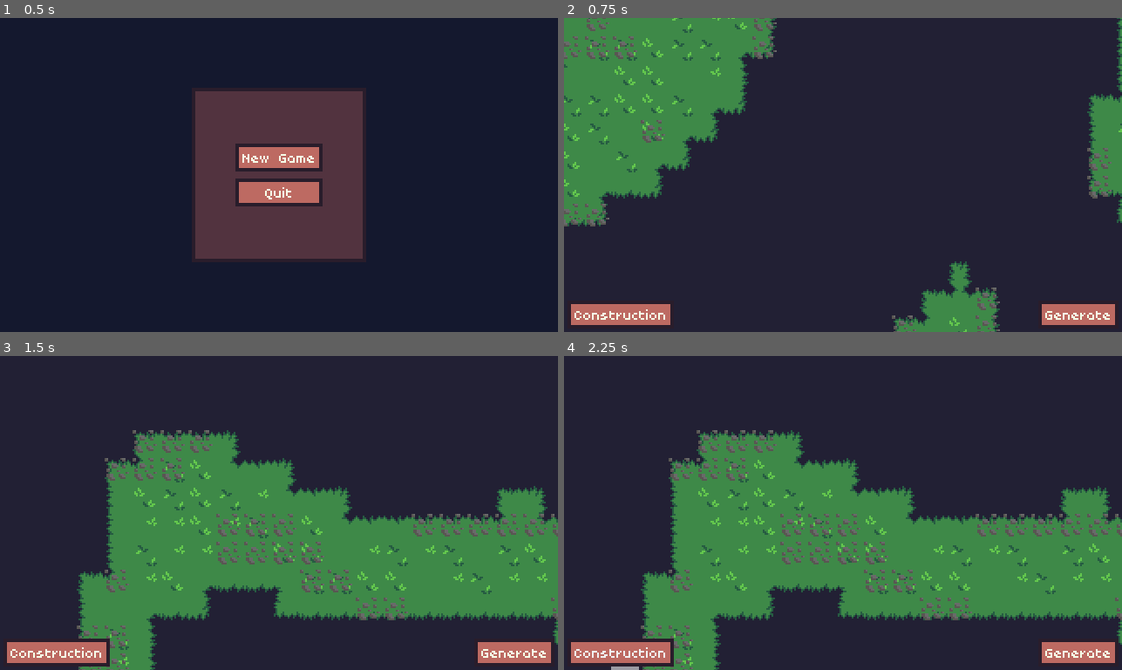
Above: before the commit, frames 1-4 (two rows, left to right).
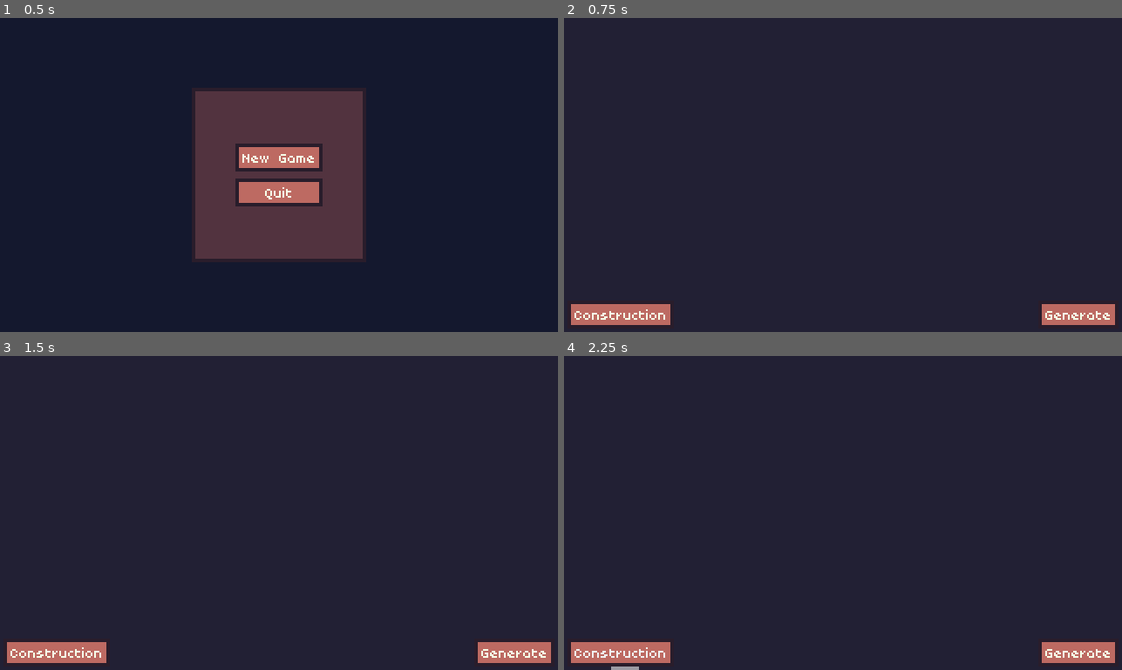
Above: after the commit, the same moments.

Repository: Byteron/floating-islands
Game: Godot game, scene res://source/menu/TitleScreen.tscn
Two runs of this game, one before a commit and one after it. Both use one fixed random seed, a clock stepped at 60 frames per second and the inputs below.
Inputs:
- Up to frame 1 (0.5 s): no input
- Up to frame 2 (0.75 s): click "New Game" at 0.5 s
- Up to frame 3 (1.5 s): click "Generate" at 1.25 s
- Up to frame 4 (2.25 s): click "Construction" at 2 s

Frame 1 is identical in both runs. In frame 2, 21% of the frame differs, in the area x 0-100%, y 0-100%; in frame 3, 36%, in the area x 13-100%, y 23-100%; in frame 4, 36%.

Commit message:
[enh] Generation algorithm using godot physic engine to prevent UI freeze

Diff:
--- a/project.godot
+++ b/project.godot
@@ -29,11 +29,6 @@
 "language": "GDScript",
 "path": "res://source/game/interface/Interface.gd"
 }, {
-"base": "Object",
-"class": "Isle",
-"language": "GDScript",
-"path": "res://source/game/map/Isle.gd"
-}, {
 "base": "TileMap",
 "class": "Map",
 "language": "GDScript",
@@ -59,7 +54,6 @@
 "ConstructionData": "",
 "GameCam": "",
 "Interface": "",
-"Isle": "",
 "Map": "",
 "Tile": "",
 "TileHighlighter": "",
@@ -122,6 +116,10 @@
  ]
 }
 
+[physics]
+
+2d/default_gravity=0
+
 [rendering]
 
 quality/driver/driver_name="GLES2"
--- a/source/game/Game.gd
+++ b/source/game/Game.gd
@@ -5,10 +5,10 @@
 
 func _unhandled_input(event: InputEvent) -> void:
 	if event.is_action_pressed("LMB"):
-		print("click")
-		var isle := map.get_isle(get_global_mouse_position())
-		if isle:
-			interface.highlight_lands(isle.tiles)
+		#var isle := map.get_isle(get_global_mouse_position())
+		#if isle:
+		#	interface.highlight_lands(isle.tiles)
+		pass
 
 	if event.is_action_pressed("RMB"):
 		interface.clear_highlights()
--- a/source/game/Game.tscn
+++ b/source/game/Game.tscn
@@ -23,11 +23,9 @@
 }
 
 [node name="Map" parent="." instance=ExtResource( 1 )]
-size = Vector2( 200, 200 )
-min_isle_size = 12
-noise_amplitude = 100
-noise_shrink = 3
-noise_offset = -0.3
+noise_amplitude = 2
+noise_shrink = 4
+noise_offset = -0.2
 
 [node name="GameCam" parent="." instance=ExtResource( 2 )]
 position = Vector2( 181.21, 112.422 )
--- a/source/game/TileSelector.tscn
+++ b/source/game/TileSelector.tscn
@@ -1,6 +1,3 @@
-[gd_scene load_steps=2 format=2]
-
-[ext_resource path="res://source/game/TileSelector.gd" type="Script" id=1]
+[gd_scene format=2]
 
 [node name="TileSelector" type="Node2D"]
-script = ExtResource( 1 )
--- /dev/null
+++ b/source/game/map/Island.gd
@@ -0,0 +1,31 @@
+extends Node2D
+
+var min_island_radius := Global.TILE_SIZE * 2
+var max_island_radius := Global.TILE_SIZE * 6
+
+
+func _ready():
+	var shape = CircleShape2D.new()
+	shape.custom_solver_bias = 0.80
+	# TODO: randi_range() does not exist?
+	shape.radius = min_island_radius + (randi() % (max_island_radius - min_island_radius))
+	$CollisionShape2D.shape = shape
+
+
+func generate(map: TileMap) -> void:
+	"""
+	Generate tiles for the island inside its collider
+	"""
+	var radius = $CollisionShape2D.shape.radius
+	var inner_radius = radius - Global.TILE_SIZE
+
+	for x in range(radius * 2 / Global.TILE_SIZE):
+		for y in range(radius * 2 / Global.TILE_SIZE):
+			var local_position = -Vector2(radius, radius) + (Vector2(x, y) * Global.TILE_SIZE)
+			if local_position.distance_to(Vector2()) > inner_radius:
+				continue
+
+			var world_position = position + local_position
+			var cell_position = map.world_to_map(world_position)
+			map.set_cellv(cell_position, map.LAND_INDEX)
+			map.update_bitmask_area(cell_position)
--- /dev/null
+++ b/source/game/map/Island.tscn
@@ -0,0 +1,11 @@
+[gd_scene load_steps=3 format=2]
+
+[ext_resource path="res://source/game/map/Island.gd" type="Script" id=1]
+
+[sub_resource type="CircleShape2D" id=1]
+
+[node name="Island" type="RigidBody2D"]
+script = ExtResource( 1 )
+
+[node name="CollisionShape2D" type="CollisionShape2D" parent="."]
+shape = SubResource( 1 )
--- a/source/game/map/Isle.gd
+++ /dev/null
@@ -1,16 +0,0 @@
-extends Object
-class_name Isle
-
-var size setget ,_get_size
-var resource_count setget ,_get_resource_count
-
-var tiles := []
-
-func _get_size() -> int:
-	return tiles.size()
-
-func _get_resource_count() -> int:
-	var count := 0
-	for tile in tiles:
-		count += tile.resources
-	return count
--- a/source/game/map/Map.gd
+++ b/source/game/map/Map.gd
@@ -13,6 +13,7 @@
 export var size := Vector2(40, 40)
 export var min_isle_size := 7
 
+# warning-ignore:unused_class_variable
 export var noise_amplitude := 2
 export var noise_shrink := 4
 export(float, -1, 1) var noise_offset := -0.2
@@ -28,13 +29,33 @@
 
 onready var construction_container := $ConstructionContainer as Node2D
 
+export (Resource) var IslandPacked
+export (int) var island_count = 100
+export (int) var max_island_offset = 10				# Offset for placing island collider
+
+
 func _ready() -> void:
-	_generate_tiles()
-	_generate_neighbors()
-	_remove_dwarve_isles()
-	_generate_resources()
-	_build_terrain()
-	_print_info()
+	randomize()
+	generate_islands()
+
+
+func generate_islands() -> void:
+	for __ in range(island_count):
+		var island = IslandPacked.instance()
+		island.position = Vector2(
+			-max_island_offset + randi() % (max_island_offset * 2),
+			-max_island_offset + randi() % (max_island_offset * 2)
+		)
+
+		$Islands.add_child(island)
+
+	# Wait for physic engine to finish
+	yield(get_tree().create_timer(1.0), "timeout")
+
+	# Generate each island
+	for island in $Islands.get_children():
+		island.generate(self)
+
 
 func world_to_world(world_position: Vector2) -> Vector2:
 	return map_to_world(world_to_map(world_position))
@@ -52,15 +73,6 @@
 		return null
 
 	return tiles[cell]
-
-func get_isle(world_position: Vector2) -> Isle:
-	var cell = world_to_map(world_position)
-
-	if not tiles.has(cell):
-		return null
-
-	var tile = tiles[cell]
-	return tile.get_isle()
 
 func new_tile_selector() -> TileSelector:
 	remove_tile_selector()
--- a/source/game/map/Map.tscn
+++ b/source/game/map/Map.tscn
@@ -1,8 +1,9 @@
-[gd_scene load_steps=5 format=2]
+[gd_scene load_steps=6 format=2]
 
 [ext_resource path="res://source/game/map/Map.gd" type="Script" id=1]
 [ext_resource path="res://graphics/tilesets/terrain.tres" type="TileSet" id=2]
 [ext_resource path="res://graphics/images/tiles/rails.png" type="Texture" id=3]
+[ext_resource path="res://source/game/map/Island.tscn" type="PackedScene" id=4]
 
 [sub_resource type="TileSet" id=1]
 0/name = "Resource"
@@ -21,9 +22,7 @@
 cell_size = Vector2( 16, 16 )
 format = 1
 script = ExtResource( 1 )
-noise_amplitude = 1
-noise_shrink = 1
-noise_offset = 0.0
+IslandPacked = ExtResource( 4 )
 
 [node name="Resources" type="TileMap" parent="."]
 tile_set = SubResource( 1 )
@@ -31,3 +30,5 @@
 format = 1
 
 [node name="ConstructionContainer" type="Node2D" parent="."]
+
+[node name="Islands" type="Node2D" parent="."]
--- a/source/game/map/Tile.gd
+++ b/source/game/map/Tile.gd
@@ -15,29 +15,6 @@
 
 var neighbors := []
 
-func get_isle() -> Isle:
-	if type != TYPE.LAND:
-		return null
-
-	var isle := Isle.new()
-
-	var tiles := []
-	tiles.push_back(self)
-
-	var visited := []
-	visited.append(self)
-
-	while not tiles.empty():
-		var current = tiles.pop_back()
-		for n in current.neighbors:
-			if visited.has(n) or n.type != TYPE.LAND:
-				continue
-			tiles.push_back(n)
-			visited.append(n)
-
-	isle.tiles = visited
-	return isle
-
 func is_surrounded_by_land() -> bool:
 	if neighbors.size() < 8:
 		return false
--- a/source/global/Global.gd
+++ b/source/global/Global.gd
@@ -1,5 +1,6 @@
 extends Node
 
+var TILE_SIZE: int = 16
 var constructions := {}
 
 func _ready() -> void:
--- a/source/menu/TitleScreen.tscn
+++ b/source/menu/TitleScreen.tscn
@@ -25,9 +25,9 @@
 
 [node name="Panel" type="Panel" parent="CenterContainer"]
 margin_left = 110.0
-margin_top = 39.0
+margin_top = 40.0
 margin_right = 210.0
-margin_bottom = 139.0
+margin_bottom = 140.0
 rect_min_size = Vector2( 100, 100 )
 
 [node name="VBoxContainer" type="VBoxContainer" parent="CenterContainer/Panel"]
Not shown: 3 places in graphics/themes/menu.tres that only renumber resources
